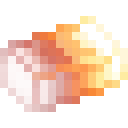
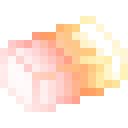
Layer changes from the first 128 x 128 image to the second:
hid "Layer 13 copy" over (x1=16, y1=24, x2=80, y2=80)
hid "Layer 13" over (x1=16, y1=24, x2=80, y2=80)
"Layer 3 copy": opacity 9% → 12% over (x1=0, y1=16, x2=128, y2=112)
